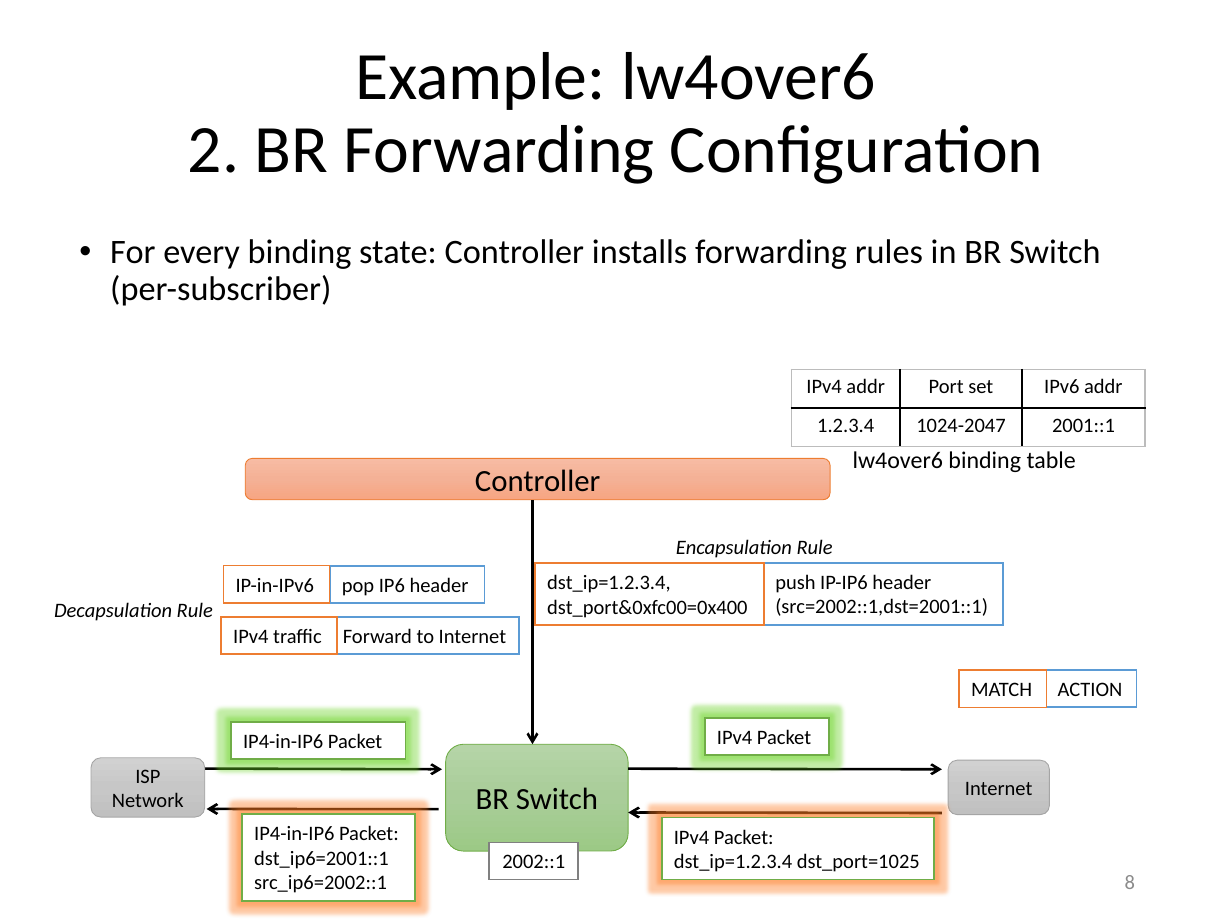
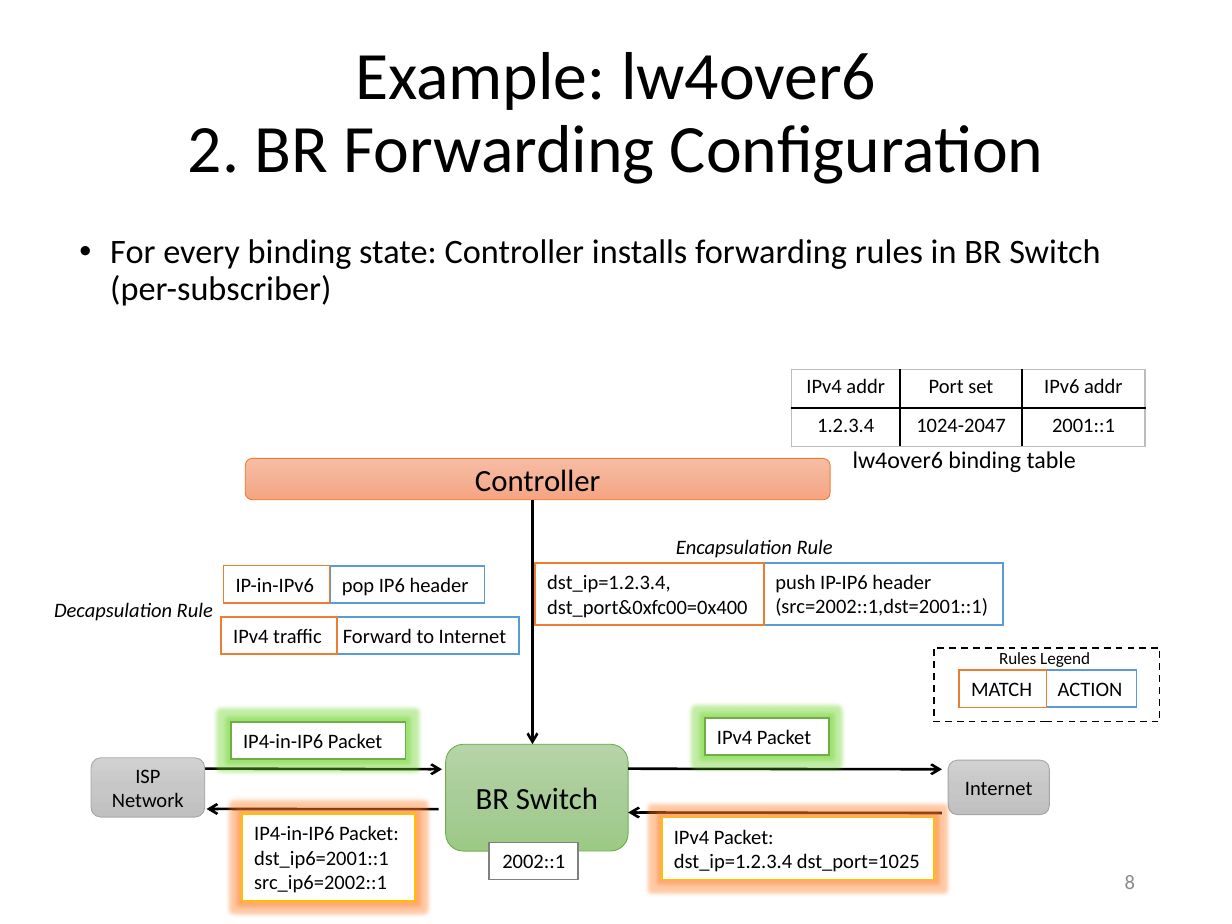
Before and after one commit to gnocuil/draft-sdn, a slide deck: slide 8 of Unified IPv6 Transition Framework With Flow-based Forwarding.pptx. Drawn at 1232x924 pixels with LibreOffice and Linux fonts; fonts in the diff are those of the drawing. Boxes give left, top, right and bottom in pixels: in the first picture for what was removed or moved away, otherwise in the second. Text is boxed around its words. In the diff, an @@ line names an element or a change of style, - is before the commit and + after.

```diff
--- a/Unified IPv6 Transition Framework With Flow-based Forwarding.pptx
+++ b/Unified IPv6 Transition Framework With Flow-based Forwarding.pptx
@@ rectangle added at (934, 648, 1159, 722), outline #000000 1 pt dashed @@
@@ text added at (999, 652, 1090, 670), 10 pt, text #000000 @@
+Rules Legend
@@ rectangle "IP4-in-IP6 Packet:" at (243, 814, 415, 902): outline #70AD47 1 pt to #FFC000 1 pt @@
@@ rectangle "IPv4 Packet:" at (662, 818, 934, 880): outline #70AD47 1 pt to #FFC000 1 pt @@
```
Also in this commit, not shown: 5 other slides changed.
